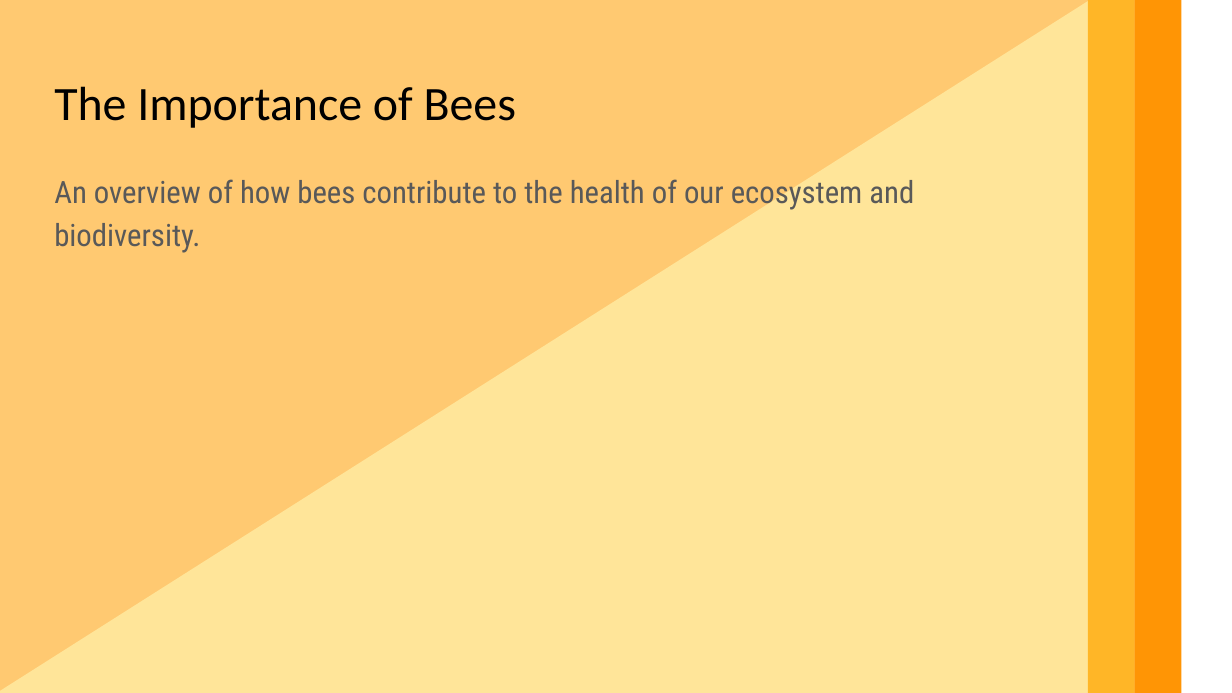
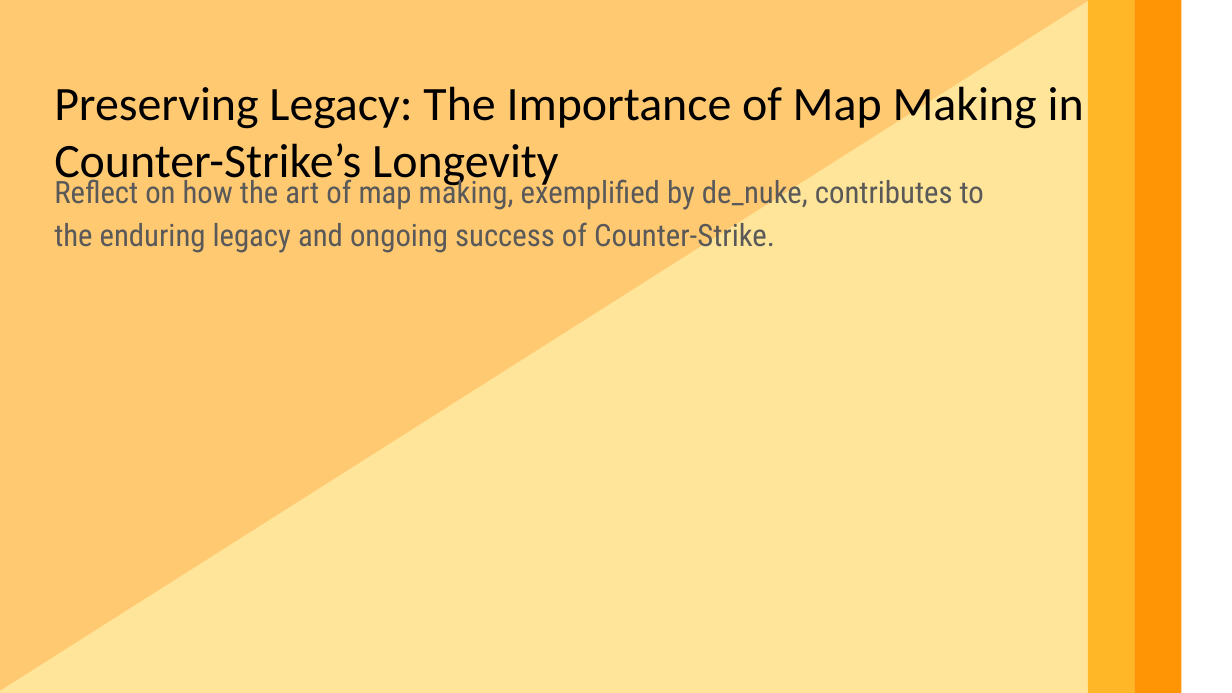
Before and after one commit to jeremyvet/ai-slides, a slide deck: slide 17 of cool.pptx (slide 2 before the commit). Drawn at 1232x693 pixels with LibreOffice and Linux fonts; fonts in the diff are those of the drawing. Boxes give left, top, right and bottom in pixels: in the first picture for what was removed or moved away, otherwise in the second. Text is boxed around its words. In the diff, an @@ line names an element or a change of style, - is before the commit and + after.

```diff
--- a/cool.pptx
+++ b/cool.pptx
@@ text at <box>54,86,1084,189</box>: text changed @@
-The Importance of Bees
+Preserving Legacy: The Importance of Map Making in Counter-Strike’s Longevity
@@ text at <box>54,176,984,253</box>: text changed @@
-An overview of how bees contribute to the health of our ecosystem and biodiversity.
+Reflect on how the art of map making, exemplified by de_nuke, contributes to the enduring legacy and ongoing success of Counter-Strike.
```
Also in this commit, not shown: 1 other slide changed, 16 slides added, 9 slides removed, 2 other files.
